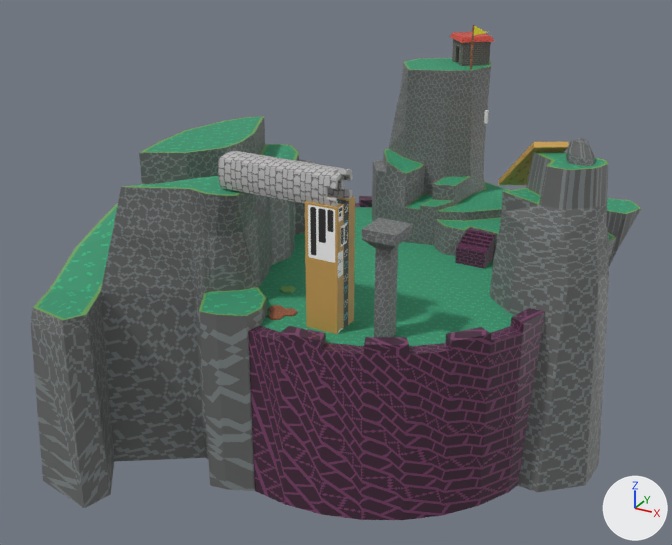
Two versions of the Blender file assets/level.blend, one commit apart.
Rendered twice from a camera (50 mm lens) standing at (2.46, -5.06, 2.41) and looking at (-0.12, -0.37, 0.06). The axes (+X, +Y, +Z) are drawn at lower right. The lights are the same throughout.

Before the edit, the objects in view are built like this:
```python
ob_ground = bpy.data.objects.new('Ground', me_cylinder_008)
ob_ground.location = (0.0, 0.0, -0.25)
ob_mountain_b = bpy.data.objects.new('Mountain B', me_cube_005)
ob_mountain_b.location = (0.0, 0.0, 0.1)
ob_mountain_c = bpy.data.objects.new('Mountain C', me_cube_010)
ob_mountain_c.location = (0.153, 0.171, 0.1)
ob_mountain_c.rotation_euler = (0.0, 0.0, 0.314)  # degrees (0, 0, 18)
ob_mountain_d = bpy.data.objects.new('Mountain D', me_cube_015)
ob_mountain_d.location = (1.121, 0.755, 0.0)
ob_mountain_d.rotation_euler = (0.0, 0.0, 0.628)  # degrees (0, 0, 36)
ob_mountain_g = bpy.data.objects.new('Mountain G', me_cube_002)
ob_mountain_g.location = (0.469, -0.879, -0.222)
ob_stairs = bpy.data.objects.new('Stairs', me_cube_006)
ob_stairs.location = (0.059, -0.233, 0.1)
ob_tower = bpy.data.objects.new('Tower', me_cube_019)
ob_tower.location = (-0.178, -0.892, 0.816)
ob_tower.rotation_euler = (0.0, 1.571, 0.0)  # degrees (0, 90, 0)
# also in view: 'Package' at (0.13, -0.89, 0.37); 'House' at (0.11, 1.16, 1.22); 'Wood' at (0.8, 0.51, 0.66); 'Mountain A' at (0.18, 0.85, 0.02)
```
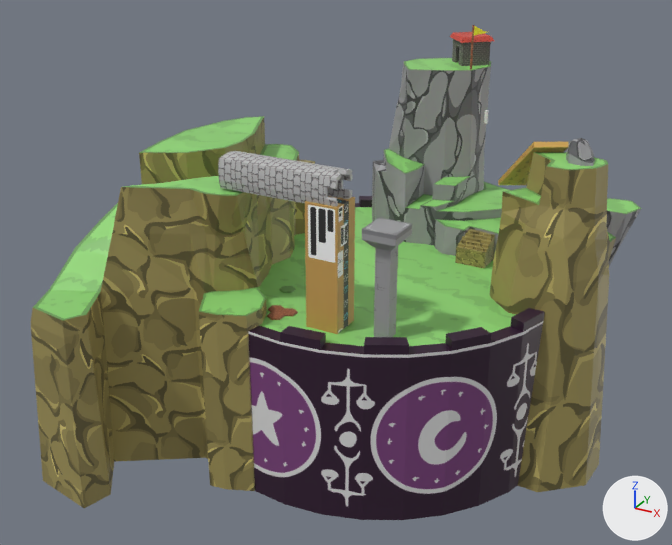
Location of each change, (x1, y1, x2, y2) in pixels of the pictures (672 x 545 px; the box of a moved part takes in the faces that stretch with it):
'Stairs', recoloured (purple to yellow): (455, 229, 495, 268) in both
part 1 of me_cube_005, surface changed: (33, 116, 298, 321) in both
part 2 of me_cube_005, recoloured (grey to yellow): (31, 118, 315, 508) in both
part 3 of me_cube_005, recoloured: (38, 117, 296, 318) in both
part 4 of me_cube_010, surface changed: (503, 152, 616, 242) in both
part 5 of me_cube_010, recoloured (grey to yellow): (490, 153, 616, 492) in both
part 6 of me_cube_010, recoloured: (509, 153, 612, 240) in both
part 7 of me_cube_015, surface changed: (607, 198, 641, 214) in both
part 8 of me_cube_015, recoloured: (606, 209, 641, 266) in both
part 9 of me_cube_015, recoloured: (607, 199, 638, 213) in both
part 10 of me_cube_002, moved or reshaped: (374, 246, 398, 337) in both
part 11 of me_cube_002, recoloured: (362, 218, 412, 251) in both
part 12 of me_cylinder_008, recoloured: (248, 196, 545, 520) in both
part 13 of me_cylinder_008, recoloured: (258, 207, 516, 346) in both

Patch to the scene script:
```diff
--- a/assets/level.blend.py
+++ b/assets/level.blend.py
@@ mat_boundary @@
+mat_boundary = principled_material('boundary')
+mat_boundary.texture = img_boundary_png
@@ mat_rock_clean @@
+mat_rock_clean = principled_material('rock_clean')
+mat_rock_clean.texture = img_rock_clean_png
@@ mat_rock @@
+mat_rock = principled_material('rock')
+mat_rock.texture = img_rock_png
@@ me_cube_006 @@
 me_cube_006.from_pydata(...)  # 68 vertices, 66 faces; spans x 0.363..0.563, y 0.507..0.707, z -0.111..0.078
-me_cube_006.materials.append(mat_px_boundary)  # picture img_px_boundary_png
+me_cube_006.materials.append(mat_rock_brown)  # picture img_rock_brown_png
@@ me_cube_005 @@
-me_cube_005.from_pydata(...)  # 280 vertices, 279 faces; spans x -1.51..-0.21, y -1.82..0.56, z -1.2..0.64
+me_cube_005.from_pydata(...)  # 254 vertices, 237 faces; spans x -1.51..-0.21, y -1.82..0.56, z -1.2..0.64
+# me_cube_005 part 1: 237 kept faces spanning x -1.51..-0.21, y -1.82..0.56, z -1.2..0.64 get new texture (UV) coordinates
+# me_cube_005 part 2: 135 faces spanning x -1.51..-0.21, y -1.82..0.56, z -1.2..0.64 switch from mat_px_stone (picture img_px_stone_png) to mat_rock_brown (picture img_rock_brown_png)
+# me_cube_005 part 3: 44 faces spanning x -1.46..-0.22, y -1.73..0.54, z 0.0..0.64 switch from mat_px_grass (picture img_px_grass_png) to mat_grass (picture img_grass_png)
 me_cube_005.materials.append(mat_px_grass_edge)
@@ me_cube_010 @@
 # used by ob_mountain_c; location = (0.153, 0.171, 0.1); rotation_euler = (0.0, 0.0, 0.314), in degrees (0, 0, 18)
-me_cube_010.from_pydata(...)  # 73 vertices, 74 faces; spans x 0.49..1.29, y -0.88..-0.15, z -1.19..0.77
+me_cube_010.from_pydata(...)  # 72 vertices, 70 faces; spans x 0.49..1.29, y -0.88..-0.15, z -1.19..0.77
+# me_cube_010 part 4: 70 kept faces spanning x 0.49..1.29, y -0.88..-0.15, z -1.19..0.77 get new texture (UV) coordinates
+# me_cube_010 part 5: 44 faces spanning x 0.49..1.29, y -0.88..-0.15, z -1.19..0.77 switch from mat_px_stone (picture img_px_stone_png) to mat_rock_brown (picture img_rock_brown_png)
+# me_cube_010 part 6: 8 faces spanning x 0.59..1.22, y -0.62..-0.17, z 0.27..0.77 switch from mat_px_grass (picture img_px_grass_png) to mat_grass (picture img_grass_png)
 me_cube_010.materials.append(mat_px_grass_edge)
@@ me_cube_015 @@
 # used by ob_mountain_d; location = (1.121, 0.755, 0.0); rotation_euler = (0.0, 0.0, 0.628), in degrees (0, 0, 36)
-me_cube_015.from_pydata(...)  # 42 vertices, 40 faces; spans x -0.287..0.329, y -0.192..0.115, z -0.623..0.371
+me_cube_015.from_pydata(...)  # 41 vertices, 36 faces; spans x -0.287..0.329, y -0.192..0.115, z -0.623..0.371
+# me_cube_015 part 7: 36 kept faces spanning x -0.287..0.329, y -0.192..0.115, z -0.623..0.371 get new texture (UV) coordinates
+# me_cube_015 part 8: 24 faces spanning x -0.287..0.329, y -0.192..0.115, z -0.623..0.371 switch from mat_px_stone (picture img_px_stone_png) to mat_rock (picture img_rock_png)
+# me_cube_015 part 9: 4 faces spanning x 0.059..0.317, y -0.175..0.101, z 0.371 switch from mat_px_grass (picture img_px_grass_png) to mat_grass (picture img_grass_png)
 me_cube_015.materials.append(mat_px_grass_edge)
@@ me_cube_002 @@
-me_cube_002.from_pydata(...)  # 16 vertices, 14 faces; spans x -0.1..0.1, y -0.1..0.1, z -0.87..0.87
+me_cube_002.from_pydata(...)  # 16 vertices, 13 faces; spans x -0.1..0.1, y -0.1..0.1, z 0.16..0.87
+# me_cube_002 part 10
+# 4 vertices are removed from x -0.05..0.05, y -0.05..0.05, z -0.87
+# 5 faces are deleted
+# 4 vertices are added at (-0.05, -0.05, 0.16), (-0.05, 0.05, 0.16), (0.05, -0.05, 0.16), (0.05, 0.05, 0.16)
+# 4 new faces join them
+# me_cube_002 part 11: 9 faces spanning x -0.1..0.1, y -0.1..0.1, z 0.75..0.87 switch from mat_px_stone (picture img_px_stone_png) to mat_rock_clean (picture img_rock_clean_png)
@@ me_cylinder_008 @@
-me_cylinder_008.from_pydata(...)  # 160 vertices, 130 faces; spans x -1.22..1.22, y -1.22..1.22, z -0.84..0.31
-me_cylinder_008.materials.append(mat_px_grass)  # picture img_px_grass_png
+me_cylinder_008.from_pydata(...)  # 160 vertices, 129 faces; spans x -1.22..1.22, y -1.22..1.22, z -0.84..0.31
+# me_cylinder_008 part 12: 128 faces spanning x -1.22..1.22, y -1.22..1.22, z -0.84..0.31 switch from mat_px_boundary (picture img_px_boundary_png) to mat_boundary (picture img_boundary_png)
+# me_cylinder_008 part 13: 1 face spanning x -1.13..1.13, y -1.13..1.13, z 0.25 switches from mat_px_grass (picture img_px_grass_png) to mat_grass (picture img_grass_png)
+me_cylinder_008.materials.append(mat_grass)  # picture img_grass_png
```
